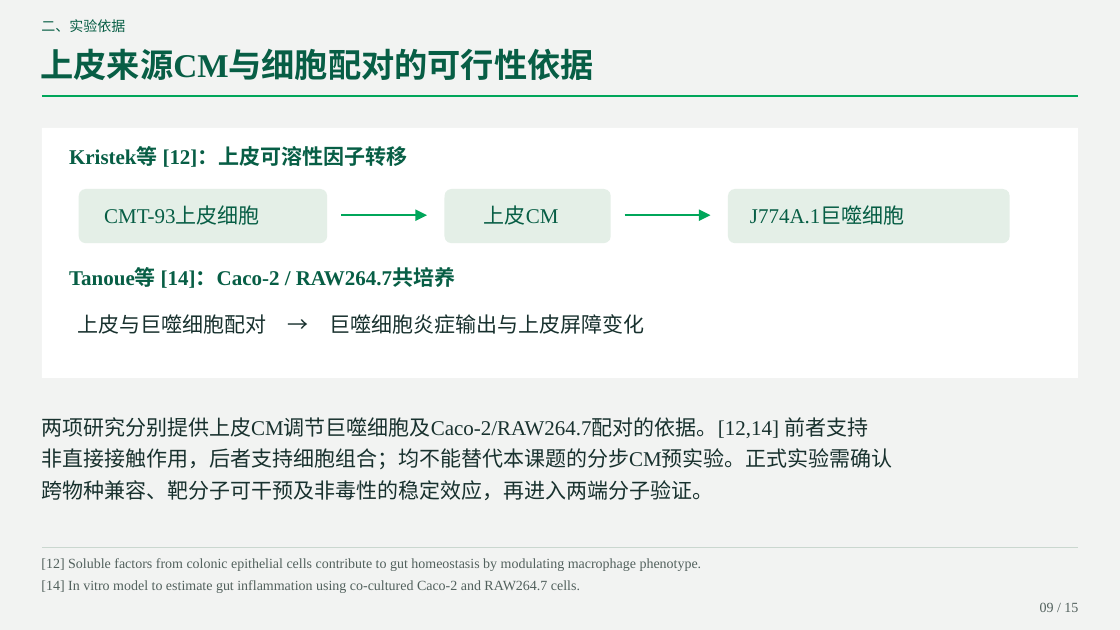
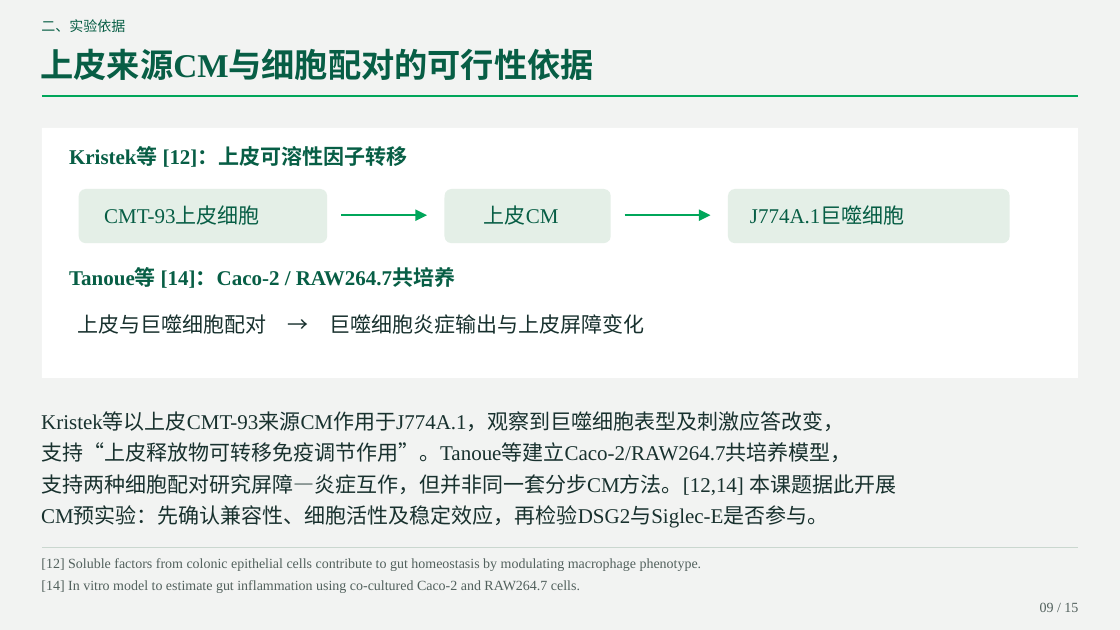
Before and after one commit to lizizhizhi-ai/111111, a slide deck: slide 9 of DSG2_Siglec_journal.pptx. Drawn at 1120x630 pixels with LibreOffice and Linux fonts; fonts in the diff are those of the drawing. Boxes give left, top, right and bottom in pixels: in the first picture for what was removed or moved away, otherwise in the second. Text is boxed around its words. In the diff, an @@ line names an element or a change of style, - is before the commit and + after.

```diff
--- a/DSG2_Siglec_journal.pptx
+++ b/DSG2_Siglec_journal.pptx
@@ text at [41,413,896,528]: text changed @@
-两项研究分别提供上皮CM调节巨噬细胞及Caco-2/RAW264.7配对的依据。[12,14] 前者支持
-非直接接触作用，后者支持细胞组合；均不能替代本课题的分步CM预实验。正式实验需确认
-跨物种兼容、靶分子可干预及非毒性的稳定效应，再进入两端分子验证。
+Kristek等以上皮CMT-93来源CM作用于J774A.1，观察到巨噬细胞表型及刺激应答改变，
+支持“上皮释放物可转移免疫调节作用”。Tanoue等建立Caco-2/RAW264.7共培养模型，
+支持两种细胞配对研究屏障—炎症互作，但并非同一套分步CM方法。[12,14] 本课题据此开展
+CM预实验：先确认兼容性、细胞活性及稳定效应，再检验DSG2与Siglec-E是否参与。
```
Also in this commit, not shown: 13 other slides changed, 2 other files.
